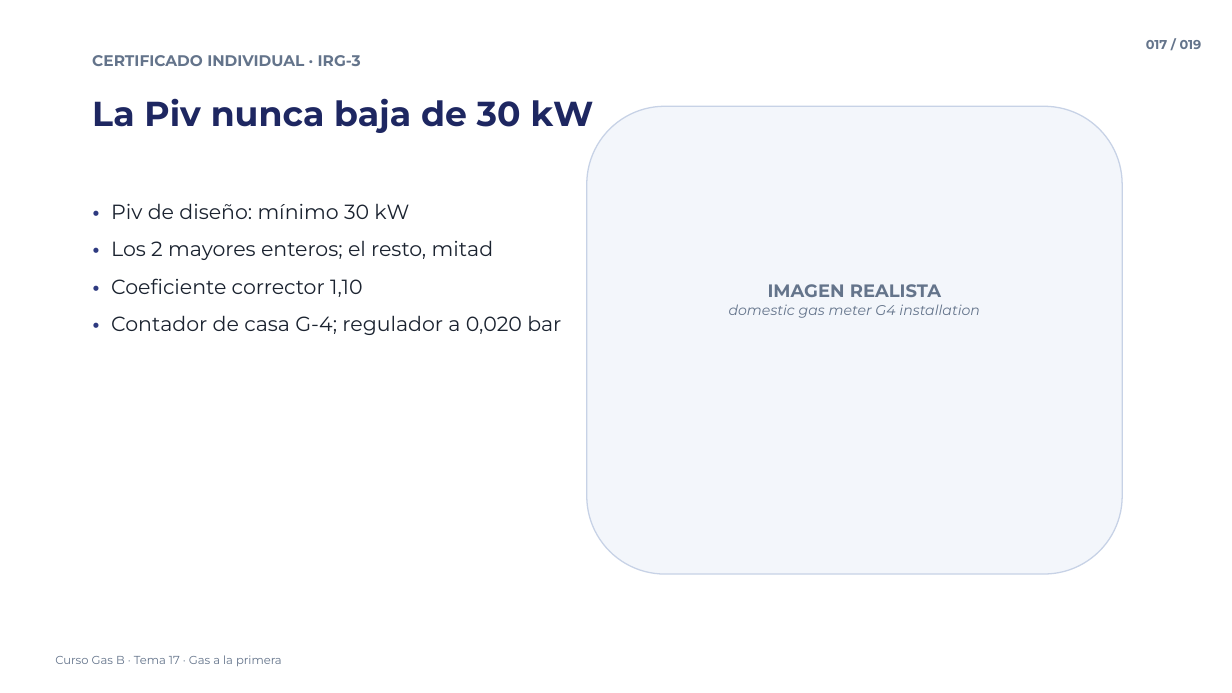
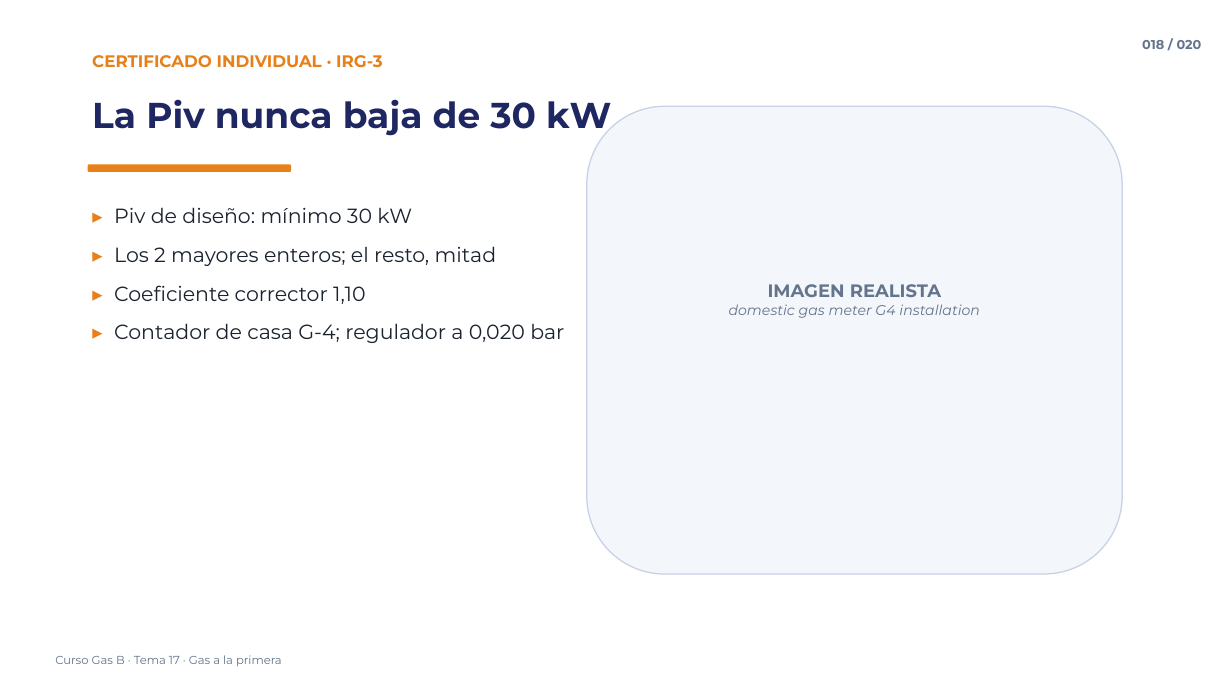
Before and after one commit to noahcuadrado-cmd/averias-frigorificas, a slide deck: slide 18 of Curso Gas B/17 - Gas a la primera (guia practica NEDGIA)/17 - Gas a la primera (guia practica NEDGIA) - Vídeo 3.pptx (slide 17 before the commit). Drawn at 1232x693 pixels with LibreOffice and Linux fonts; fonts in the diff are those of the drawing. Boxes give left, top, right and bottom in pixels: in the first picture for what was removed or moved away, otherwise in the second. Text is boxed around its words. In the diff, an @@ line names an element or a change of style, - is before the commit and + after.

```diff
--- a/Curso Gas B/17 - Gas a la primera (guia practica NEDGIA)/17 - Gas a la primera (guia practica NEDGIA) - Vídeo 3.pptx
+++ b/Curso Gas B/17 - Gas a la primera (guia practica NEDGIA)/17 - Gas a la primera (guia practica NEDGIA) - Vídeo 3.pptx
@@ text "CERTIFICADO INDIVIDUAL · IRG-3" at box(92, 55, 383, 68): size 12 to 13 pt, text colour #64748B to #E8801A @@
@@ text at box(1142, 40, 1202, 49): text changed @@
-017 / 019
+018 / 020
@@ text "La Piv nunca baja de ..." at box(92, 99, 611, 137): size 27 to 28 pt @@
@@ rounded rectangle added at box(88, 165, 291, 172), fill #E8801A @@
@@ text at box(114, 207, 564, 343): text changed @@
-• Piv de diseño: mínimo 30 kW
-• Los 2 mayores enteros; el resto, mitad
-• Coeficiente corrector 1,10
-• Contador de casa G-4; regulador a 0,020 bar
+▸ Piv de diseño: mínimo 30 kW
+▸ Los 2 mayores enteros; el resto, mitad
+▸ Coeficiente corrector 1,10
+▸ Contador de casa G-4; regulador a 0,020 bar
```
Also in this commit, not shown: 18 other slides changed, 1 slide added, 49 other files.
